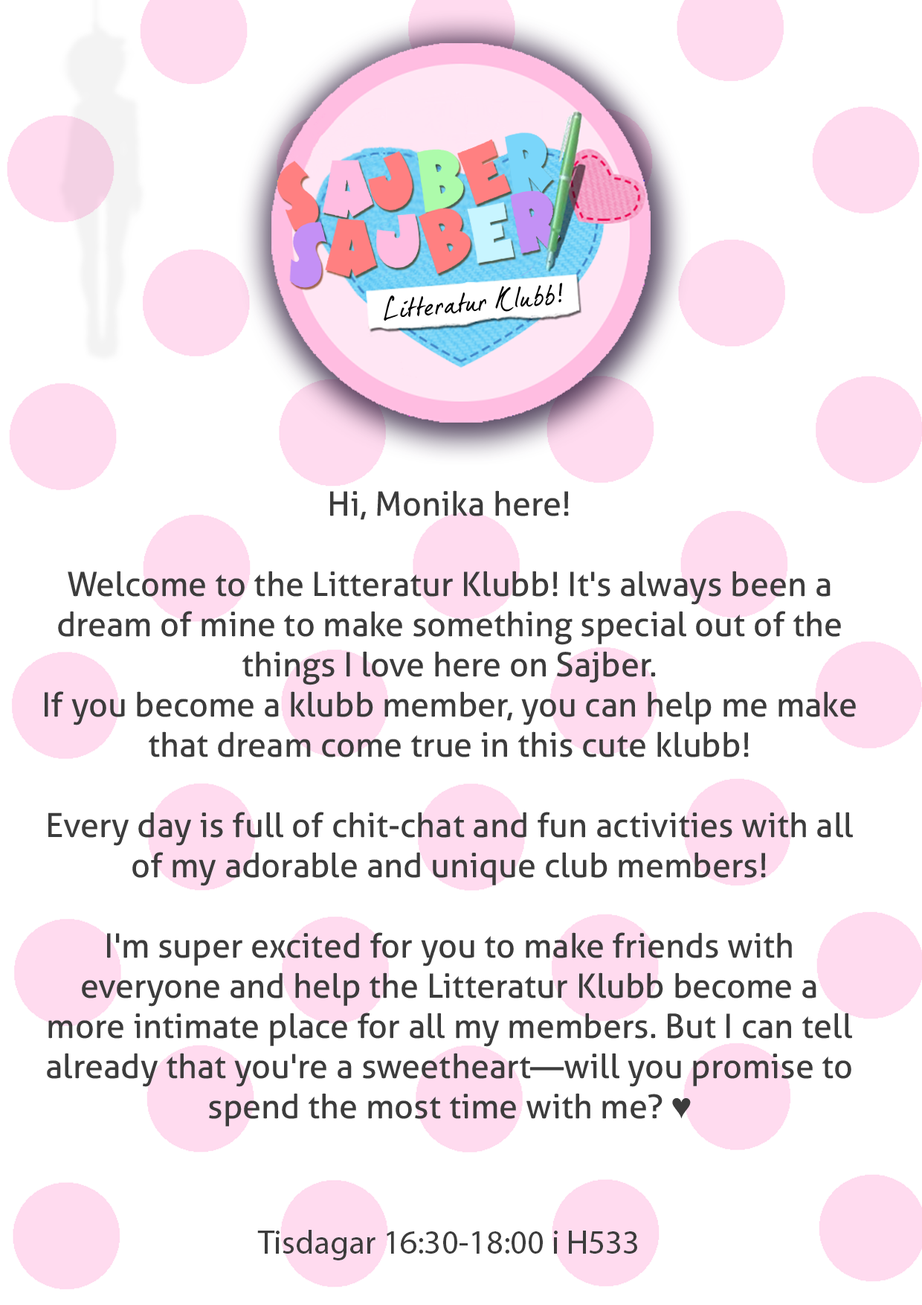
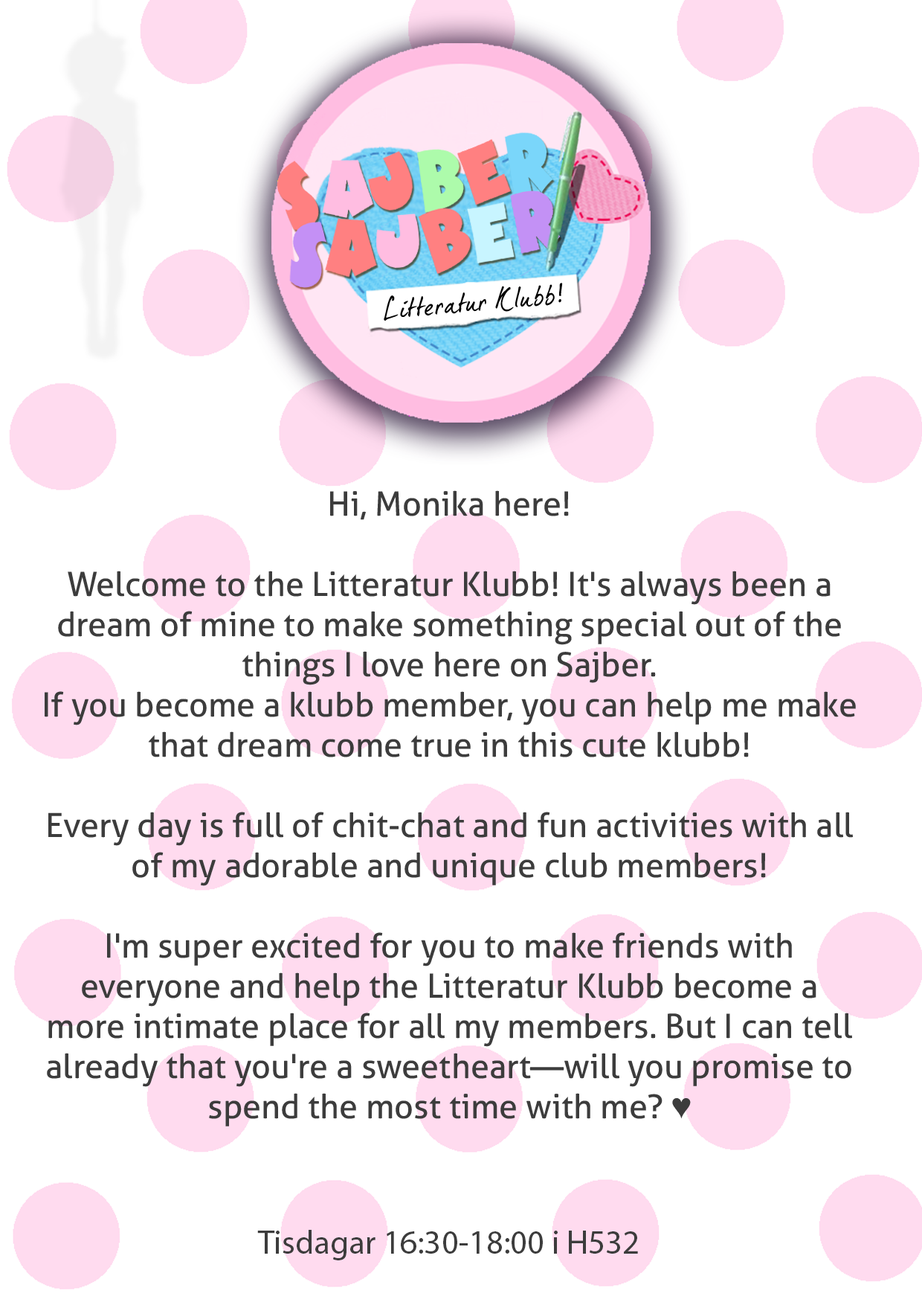
Layer changes from the first 922×1305 image to the second:
renamed "Tisdagar 16:30-18:00 i H533" to "Tisdagar 16:30-18:00 i H532", painted on it over [623, 1231, 639, 1254]
